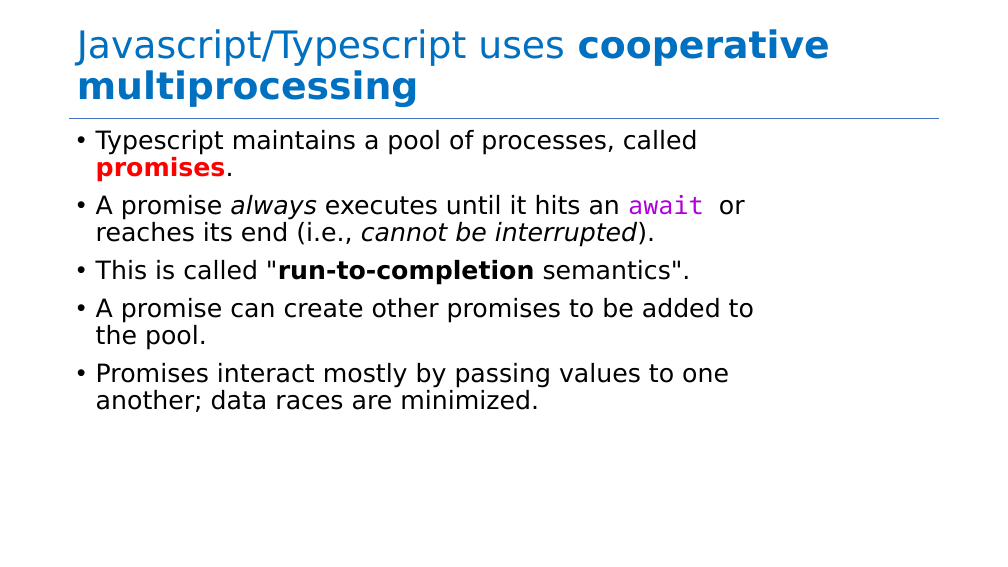
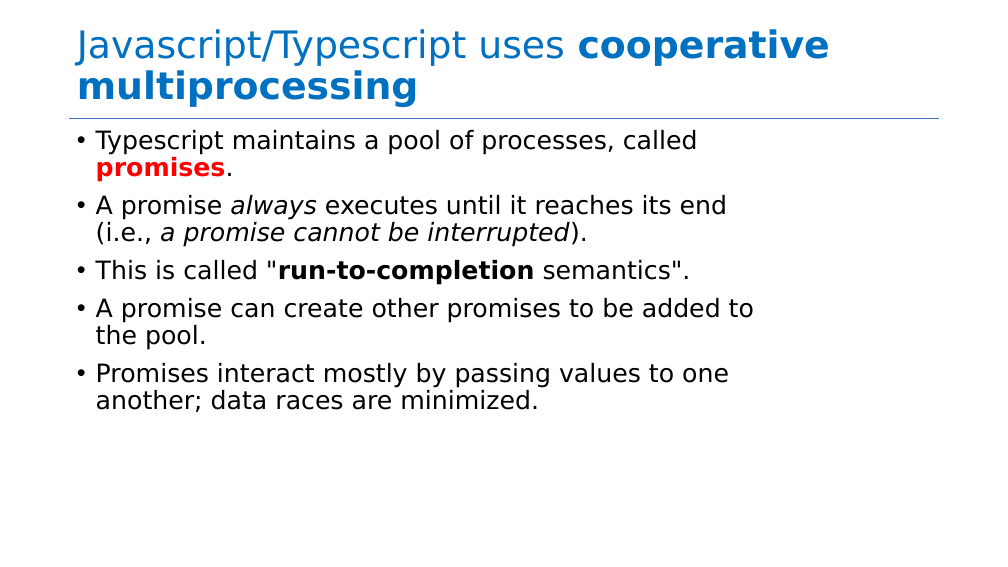
Before and after one commit to neu-se/CS4530-Spring-2025, a slide deck: slide 6 of Slides/Module 06 Concurrency Patterns in Typescript.pptx. Drawn at 1008x567 pixels with LibreOffice and Linux fonts; fonts in the diff are those of the drawing. Boxes give left, top, right and bottom in pixels: in the first picture for what was removed or moved away, otherwise in the second. Text is boxed around its words. In the diff, an @@ line names an element or a change of style, - is before the commit and + after.

```diff
--- a/Slides/Module 06 Concurrency Patterns in Typescript.pptx
+++ b/Slides/Module 06 Concurrency Patterns in Typescript.pptx
@@ text at <box>96,195,727,247</box>: text changed @@
-• A promise always executes until it hits an await or reaches its end (i.e., cannot be interrupted).
+• A promise always executes until it reaches its end (i.e., a promise cannot be interrupted).
```
Also in this commit, not shown: 1 other file.
